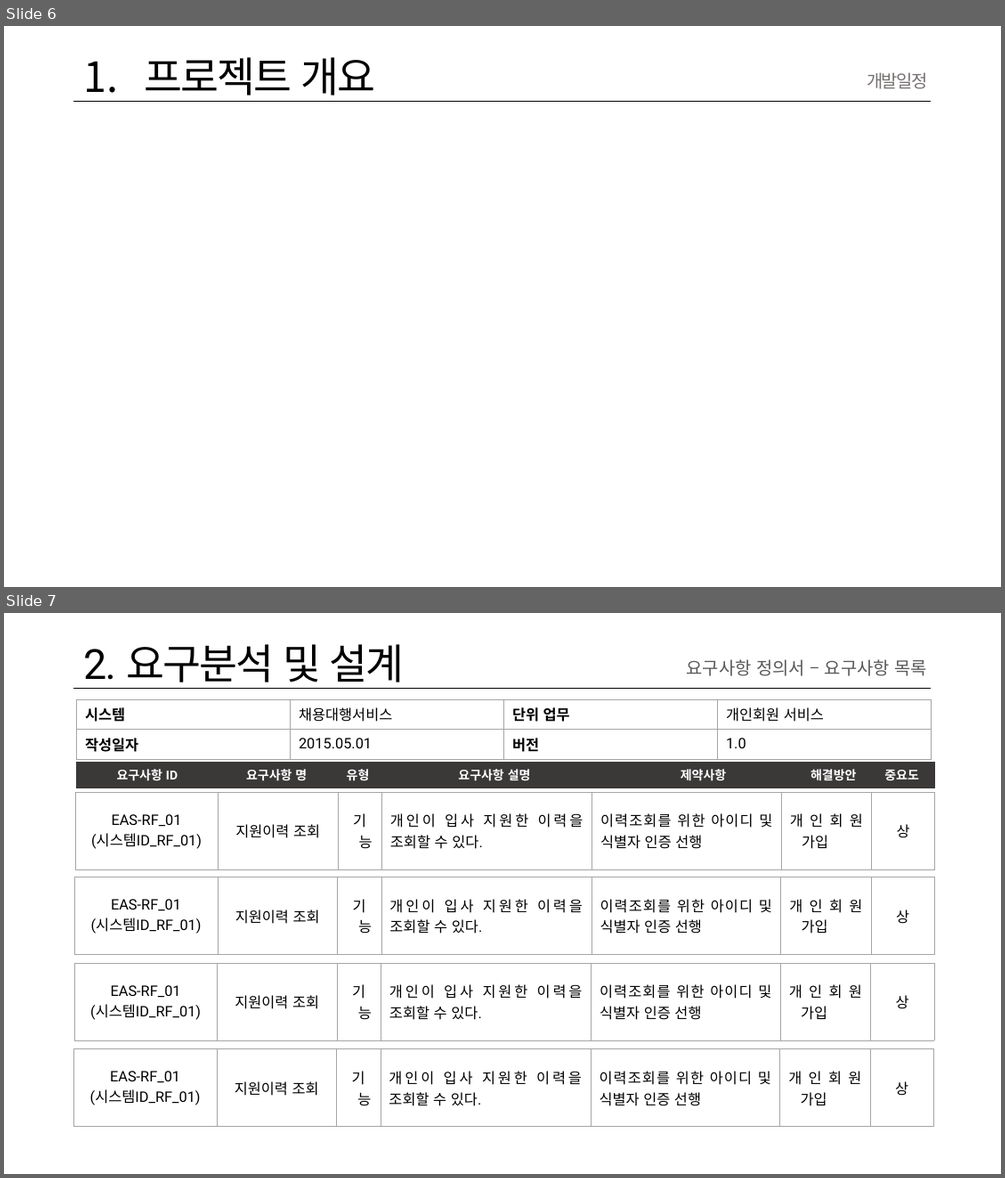
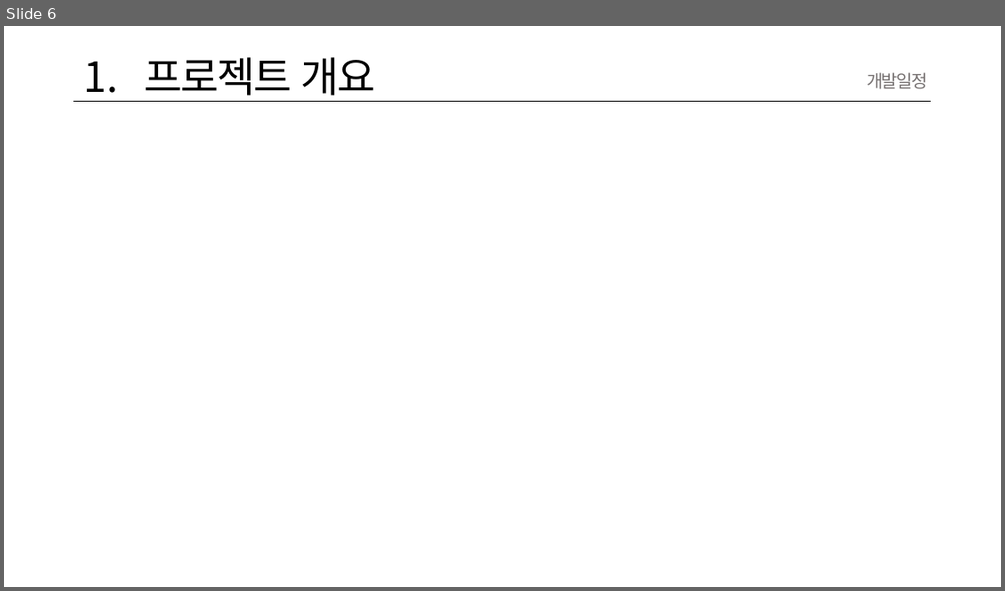
Before and after one commit to Manyaksi/Project_NewbeeSchool, a slide deck: document/보고서_폼.pptx. Shown one above the other, each under a label of ours: slides 6 and 7 before the commit, slide 6 after it. The pictures are 1005x1178 and 1005x591 pixels, drawn with LibreOffice and Linux fonts; fonts in the diff are those of the drawing. Boxes give left, top, right and bottom in pixels: in the first picture for what was removed or moved away, otherwise in the second. Text is boxed around its words. In the diff, an @@ line names an element or a change of style, - is before the commit and + after.

Commit message:
보고서_폼 폰트 수정 및 요구사항 정의서 개발프로그램 설치법 안내까지 -순대

```diff
--- a/document/보고서_폼.pptx
+++ b/document/보고서_폼.pptx
@@ slide 7 removed at box(4, 613, 1001, 1174), background #FFFFFF; not listed: 1 template element that a slide beside it also shows @@
@@ title removed at box(83, 644, 404, 689) @@
-2. 요구분석 및 설계
@@ text removed at box(687, 659, 928, 676) @@
-요구사항 정의서 – 요구사항 목록
@@ table removed at box(77, 699, 932, 755), 2 rows, 4 columns @@
-시스템 | 채용대행서비스 | 단위 업무 | 개인회원 서비스
-작성일자 | 2015.05.01 | 버전 | 1.0
@@ table removed at box(77, 761, 934, 831), 1 rows, 7 columns @@
-요구사항 ID | 요구사항 명 | 유형 | 요구사항 설명 | 제약사항 | 해결방안 | 중요도
@@ table removed at box(75, 793, 935, 1013), 1 rows, 7 columns @@
-EAS-RF_01 / (시스템ID_RF_01) | 지원이력 조회 | 기능 | 개인이 입사 지원한 이력을 조회할 수 있다. | 이력조회를 위한 아이디 및 식별자 인증 선행 | 개인회원 가입 | 상
@@ table removed at box(75, 877, 935, 1099), 1 rows, 7 columns @@
-EAS-RF_01 / (시스템ID_RF_01) | 지원이력 조회 | 기능 | 개인이 입사 지원한 이력을 조회할 수 있다. | 이력조회를 위한 아이디 및 식별자 인증 선행 | 개인회원 가입 | 상
@@ table removed at box(74, 963, 934, 1110), 1 rows, 7 columns @@
-EAS-RF_01 / (시스템ID_RF_01) | 지원이력 조회 | 기능 | 개인이 입사 지원한 이력을 조회할 수 있다. | 이력조회를 위한 아이디 및 식별자 인증 선행 | 개인회원 가입 | 상
@@ table removed at box(73, 1049, 933, 1126), 1 rows, 7 columns @@
-EAS-RF_01 / (시스템ID_RF_01) | 지원이력 조회 | 기능 | 개인이 입사 지원한 이력을 조회할 수 있다. | 이력조회를 위한 아이디 및 식별자 인증 선행 | 개인회원 가입 | 상
```
Also in this commit, not shown: 10 other slides changed, 4 other files.
